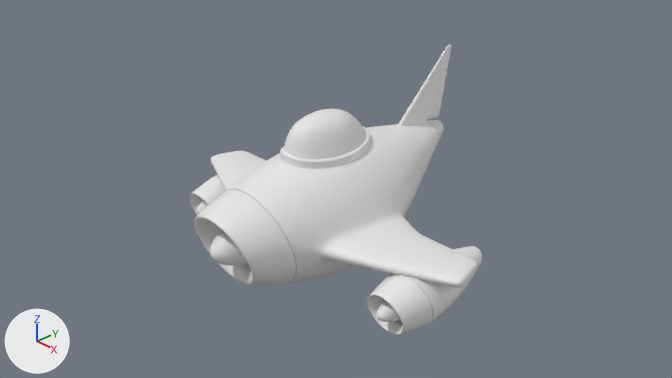
An edit to the Blender file 6 Nave/nave_espacial.blend, drawn before and after from the same camera.
The view is the same before and after, from the file's camera 'Camera'. Arrows for +X, +Y and +Z are at lower left; the lights stay in place. The picture after the commit comes second.

The scene before the commit, as lines of its bpy script (objects in view):
```python
me_cylinder = bpy.data.meshes.new('Cylinder')
me_cylinder.from_pydata(...)  # 10207 vertices, 10144 faces; spans x -2.19..2.19, y -1.03..1.31, z -2.03..1.86
me_cylinder.polygons.foreach_set('use_smooth', [True] * 10144)
me_cylinder_001 = bpy.data.meshes.new('Cylinder.001')
me_cylinder_001.from_pydata(...)  # 465 vertices, 448 faces; spans x -0.356..0.356, y 0.567..0.985, z -0.416..0.726
me_cylinder_001.polygons.foreach_set('use_smooth', [True] * 448)
me_cylinder_002 = bpy.data.meshes.new('Cylinder.002')
me_cylinder_002.from_pydata(...)  # 576 vertices, 552 faces; spans x -2.01..2.01, y -0.98..-0.26, z -0.62..0.97
me_cylinder_002.polygons.foreach_set('use_smooth', [True] * 552)
me_sphere_001 = bpy.data.meshes.new('Sphere.001')
me_sphere_001.from_pydata(...)  # 1446 vertices, 1536 faces; spans x -21.9..1.0, y -1.0..4.3, z -1.0..2.9
me_sphere_001.polygons.foreach_set('use_smooth', [True] * 1536)
ob_cabina = bpy.data.objects.new('Cabina', me_cylinder_001)
ob_cabina.location = (0.0, 0.0, 0.0)
ob_cabina.rotation_euler = (1.571, 0.0, 0.0)  # degrees (90, 0, 0)
ob_jet = bpy.data.objects.new('Jet', me_cylinder)
ob_jet.location = (0.0, 0.0, 0.0)
ob_jet.rotation_euler = (1.571, 0.0, 0.0)  # degrees (90, 0, 0)
ob_rotores = bpy.data.objects.new('Rotores', me_sphere_001)
ob_rotores.location = (1.64, -0.43, -0.686)
ob_rotores.rotation_euler = (1.571, 0.0, 0.0)  # degrees (90, 0, 0)
ob_rotores.scale = (0.157, 0.157, 0.49)
ob_turbina = bpy.data.objects.new('Turbina', me_cylinder_002)
ob_turbina.location = (-0.003, 0.07, -0.036)
ob_turbina.rotation_euler = (1.571, 0.0, 0.0)  # degrees (90, 0, 0)
_m = ob_turbina.modifiers.new('Subdivision', 'SUBSURF')
_m.levels = 2
```
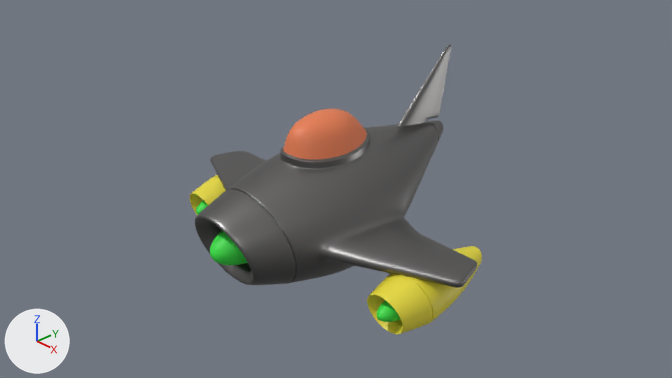
Boxes [x1, y1, x2, y2] around the edits, measured in the pictures (672 x 378 px):
'Cabina', recoloured (white to orange)
    both: [283, 109, 367, 159]
'Rotores', recoloured
    both: [196, 200, 401, 322]
part 1 of me_cylinder, recoloured (white to grey)
    both: [195, 44, 477, 288]
part 2 of me_cylinder_002, reshaped
    both: [367, 246, 482, 334]
part 3 of me_cylinder_002, reshaped
    both: [190, 175, 225, 215]

The edits, one by one:
Material 'turbinasjet_' (mat_turbinasjet) is new.
Its base color is (0.8, 0.699, 0.0416) (yellow #e7da39).
Material 'rotores_' (mat_rotores) is new.
Its base color is (0.0416, 0.8, 0.0629) (green #39e747).
Material 'cuerpojet_' (mat_cuerpojet) is new.
Its base color is (0.216, 0.211, 0.209) (grey #807f7e).
Its metallic is 1.0.
Its roughness is 0.4.
Material 'cabina_' (mat_cabina) is new.
Its base color is (0.8, 0.206, 0.0828) (orange #e77d51).
me_cylinder_001 has 465 vertices, 448 faces and spans x -0.356..0.356, y 0.567..0.985, z -0.416..0.726.
me_cylinder_001 gains material mat_cabina (orange #e77d51).
me_cylinder has 10207 vertices, 10144 faces and spans x -2.19..2.19, y -1.03..1.31, z -2.03..1.86.
me_cylinder is used by ob_jet; location (0.0, 0.0, 0.0); rotation (1.571, 0.0, 0.0), in degrees (90, 0, 0).
me_cylinder part 1: 10124 faces spanning x -2.19..2.19, y -1.03..1.31, z -2.03..1.86 switch from no material to mat_cuerpojet (grey #807f7e).
me_sphere_001 has 1446 vertices, 1536 faces and spans x -21.9..1.0, y -1.0..4.3, z -1.0..2.9.
me_sphere_001 gains material mat_rotores (green #39e747).
me_cylinder_002 is used by ob_turbina; location (-0.003, 0.07, -0.036); rotation (1.571, 0.0, 0.0), in degrees (90, 0, 0).
me_cylinder_002 had 576 vertices, 552 faces and spanned x -2.01..2.01, y -0.98..-0.26, z -0.62..0.97.
me_cylinder_002 now has 8928 vertices, 8832 faces and spans x -1.99..1.99, y -0.96..-0.29, z -0.62..0.96.
me_cylinder_002 part 2: 18 vertices moved within x 1.3..1.87, y -0.79..-0.41, z -0.6..0.95; 201 vertices removed from x 1.28..2.01, y -0.98..-0.26, z -0.62..0.97; 4377 vertices added at x 1.3..1.99, y -0.96..-0.29, z -0.62..0.96.
me_cylinder_002 part 3: 18 vertices moved within x -1.87..-1.3, y -0.79..-0.41, z -0.6..0.95; 201 vertices removed from x -2.01..-1.28, y -0.98..-0.26, z -0.62..0.97; 4377 vertices added at x -1.99..-1.3, y -0.96..-0.29, z -0.62..0.96.
me_cylinder_002 gains material mat_turbinasjet (yellow #e7da39).
